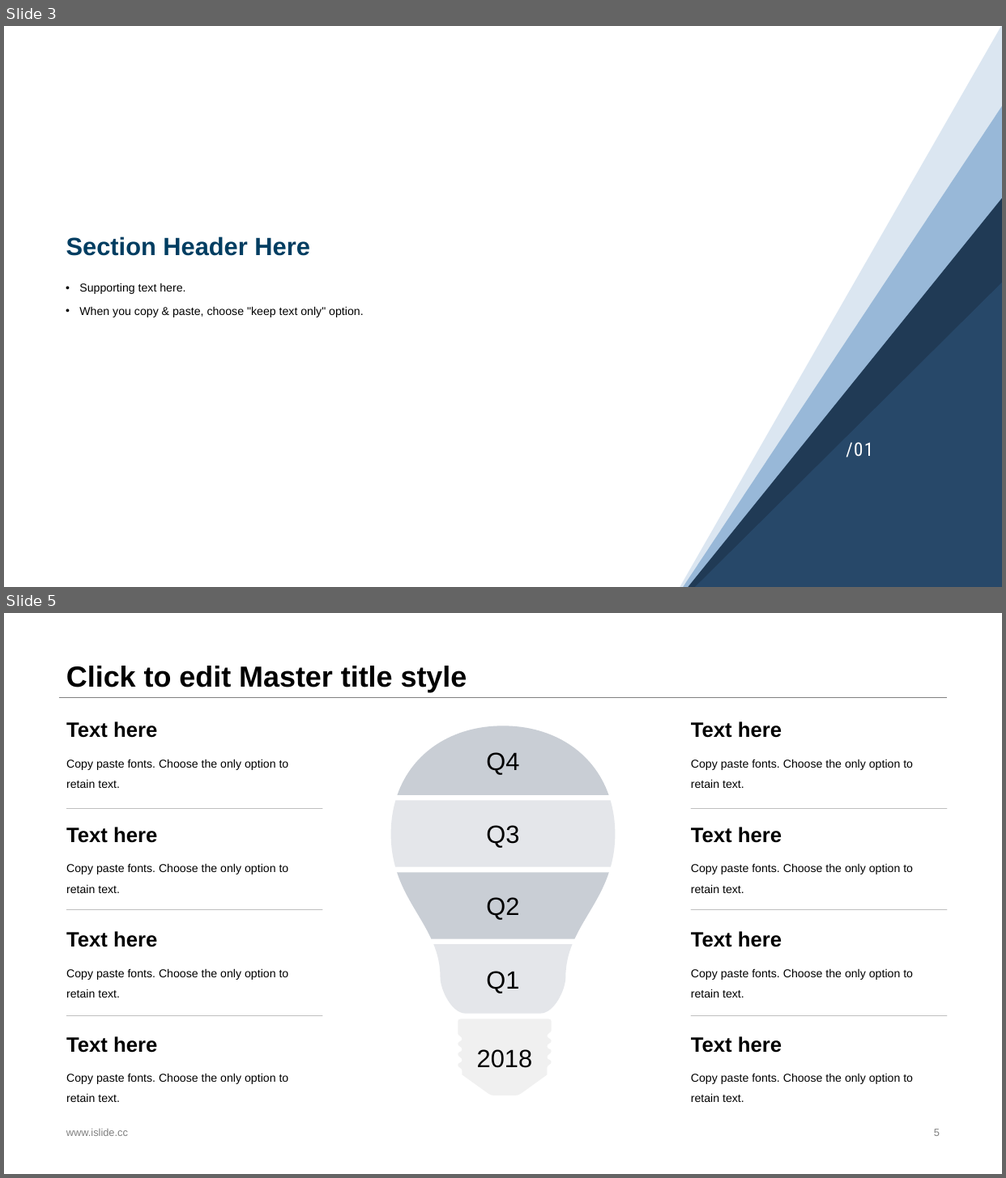
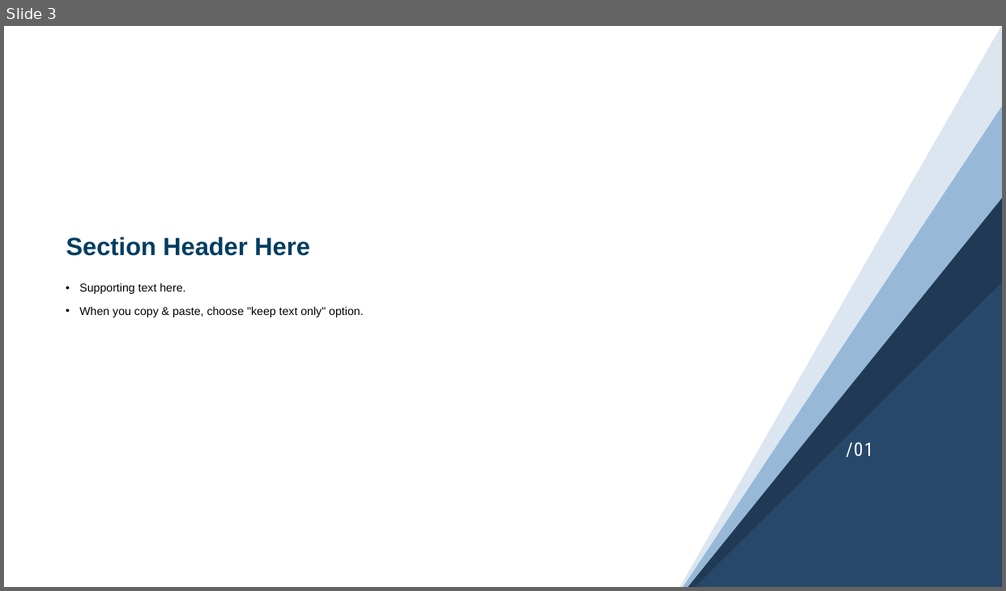
Before and after one commit to sebuaa2019/Team108, a slide deck: Team108-代码分析评审v0.1.pptx. Shown one above the other, each under a label of ours: slides 3 and 5 before the commit, slide 3 after it; the slides between them are not shown. The pictures are 1006x1178 and 1006x591 pixels, drawn with LibreOffice and Linux fonts; fonts in the diff are those of the drawing. Boxes give left, top, right and bottom in pixels: in the first picture for what was removed or moved away, otherwise in the second. Text is boxed around its words. In the diff, an @@ line names an element or a change of style, - is before the commit and + after.

```diff
--- a/Team108-代码分析评审v0.1.pptx
+++ b/Team108-代码分析评审v0.1.pptx
@@ slide 5 removed at (x1=4, y1=613, x2=1002, y2=1174), background #FFFFFF @@
@@ title removed at (x1=66, y1=666, x2=467, y2=692) @@
-Click to edit Master title style
@@ line removed from (58, 697) to (948, 697) @@
@@ group removed at (x1=66, y1=722, x2=948, y2=1102): 16 texts, 6 lines, 5 freeform shapes @@
-Copy paste fonts. Choose the only option to retain text.
-Text here
-Copy paste fonts. Choose the only option to retain text.
-Text here
-Copy paste fonts. Choose the only option to retain text.
-Text here
-Copy paste fonts. Choose the only option to retain text.
-Text here
-2018
-Q4
-Q3
-Q1
-Q2
-Copy paste fonts. Choose the only option to retain text.
-Text here
-Copy paste fonts. Choose the only option to retain text.
-Text here
-Copy paste fonts. Choose the only option to retain text.
-Text here
-Copy paste fonts. Choose the only option to retain text.
-Text here
@@ text removed at (x1=66, y1=1129, x2=128, y2=1136) @@
-www.islide.cc
@@ page number removed at (x1=934, y1=1129, x2=940, y2=1136) @@
-5
```
Also in this commit, not shown: 2 slides changed, 4 slides added, 8 other slides removed, 1 other file.
